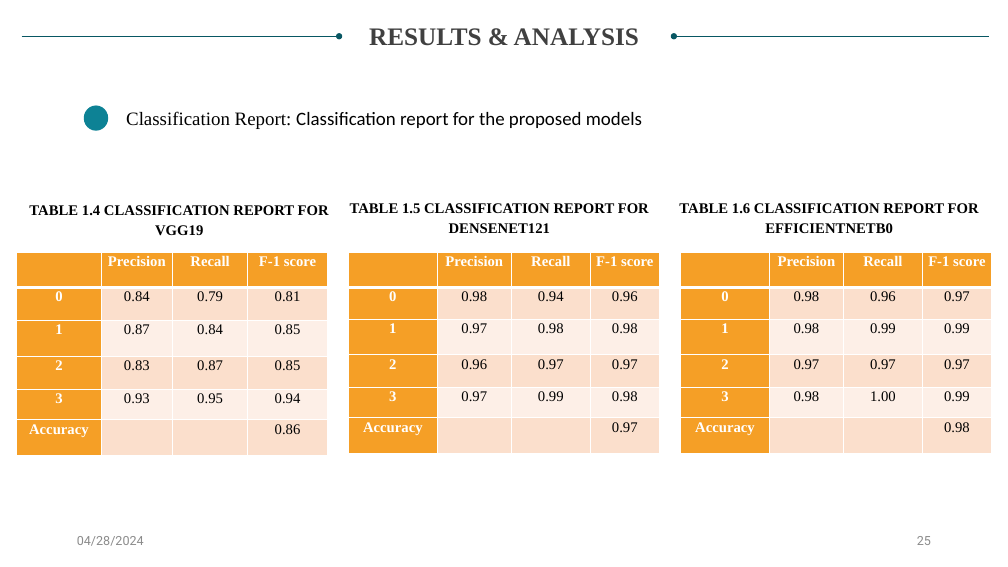
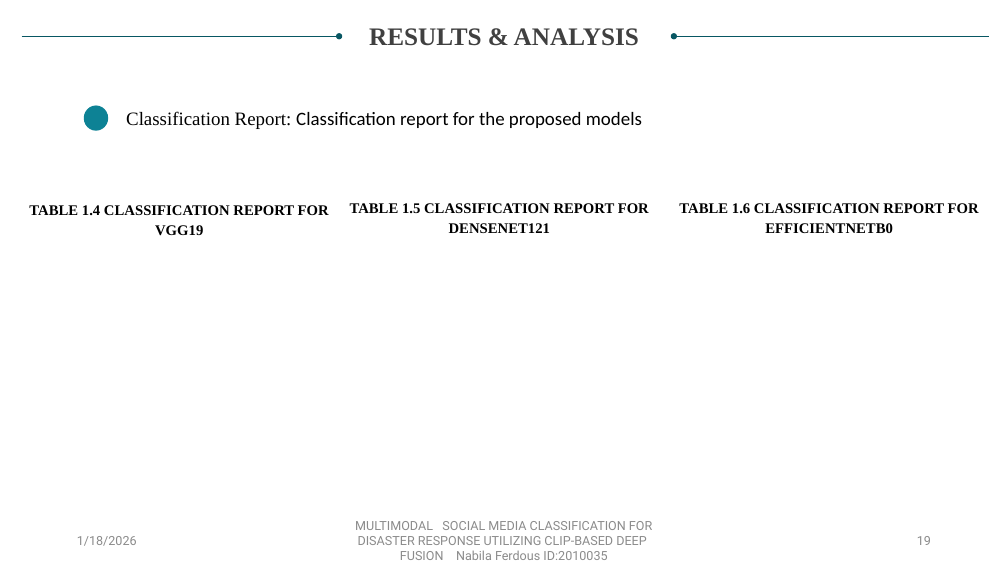
Before and after one commit to NabilaFerdousPrapty/LifeLine, a slide deck: slide 19 of proposal/2010035.pptx (slide 25 before the commit). Drawn at 1008x567 pixels with LibreOffice and Linux fonts; fonts in the diff are those of the drawing. Boxes give left, top, right and bottom in pixels: in the first picture for what was removed or moved away, otherwise in the second. Text is boxed around its words. In the diff, an @@ line names an element or a change of style, - is before the commit and + after.

```diff
--- a/proposal/2010035.pptx
+++ b/proposal/2010035.pptx
@@ table removed at (17, 253, 327, 456), 6 rows, 4 columns @@
- | Precision | Recall | F-1 score
-0 | 0.84 | 0.79 | 0.81
-1 | 0.87 | 0.84 | 0.85
-2 | 0.83 | 0.87 | 0.85
-3 | 0.93 | 0.95 | 0.94
-Accuracy |  |  | 0.86
@@ table removed at (349, 253, 659, 454), 6 rows, 4 columns @@
- | Precision | Recall | F-1 score
-0 | 0.98 | 0.94 | 0.96
-1 | 0.97 | 0.98 | 0.98
-2 | 0.96 | 0.97 | 0.97
-3 | 0.97 | 0.99 | 0.98
-Accuracy |  |  | 0.97
@@ table removed at (681, 253, 991, 454), 6 rows, 4 columns @@
- | Precision | Recall | F-1 score
-0 | 0.98 | 0.96 | 0.97
-1 | 0.98 | 0.99 | 0.99
-2 | 0.97 | 0.97 | 0.97
-3 | 0.98 | 1.00 | 0.99
-Accuracy |  |  | 0.98
@@ text at (77, 536, 137, 546): text changed @@
-04/28/2024
+1/18/2026
@@ text added at (355, 521, 652, 560), 12 pt, text #8C8C8C @@
+MULTIMODAL SOCIAL MEDIA CLASSIFICATION FOR DISASTER RESPONSE UTILIZING CLIP-BASED DEEP FUSION Nabila Ferdous ID:2010035
@@ page number at (917, 536, 931, 545): text changed @@
-25
+19
```
Also in this commit, not shown: 22 other slides changed, 6 slides added, 13 slides removed.
